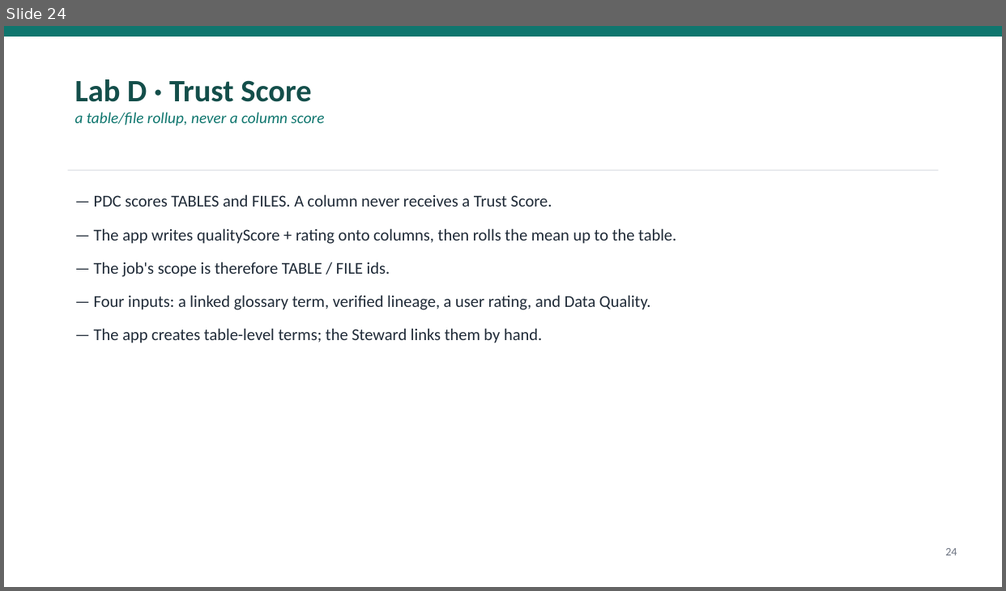
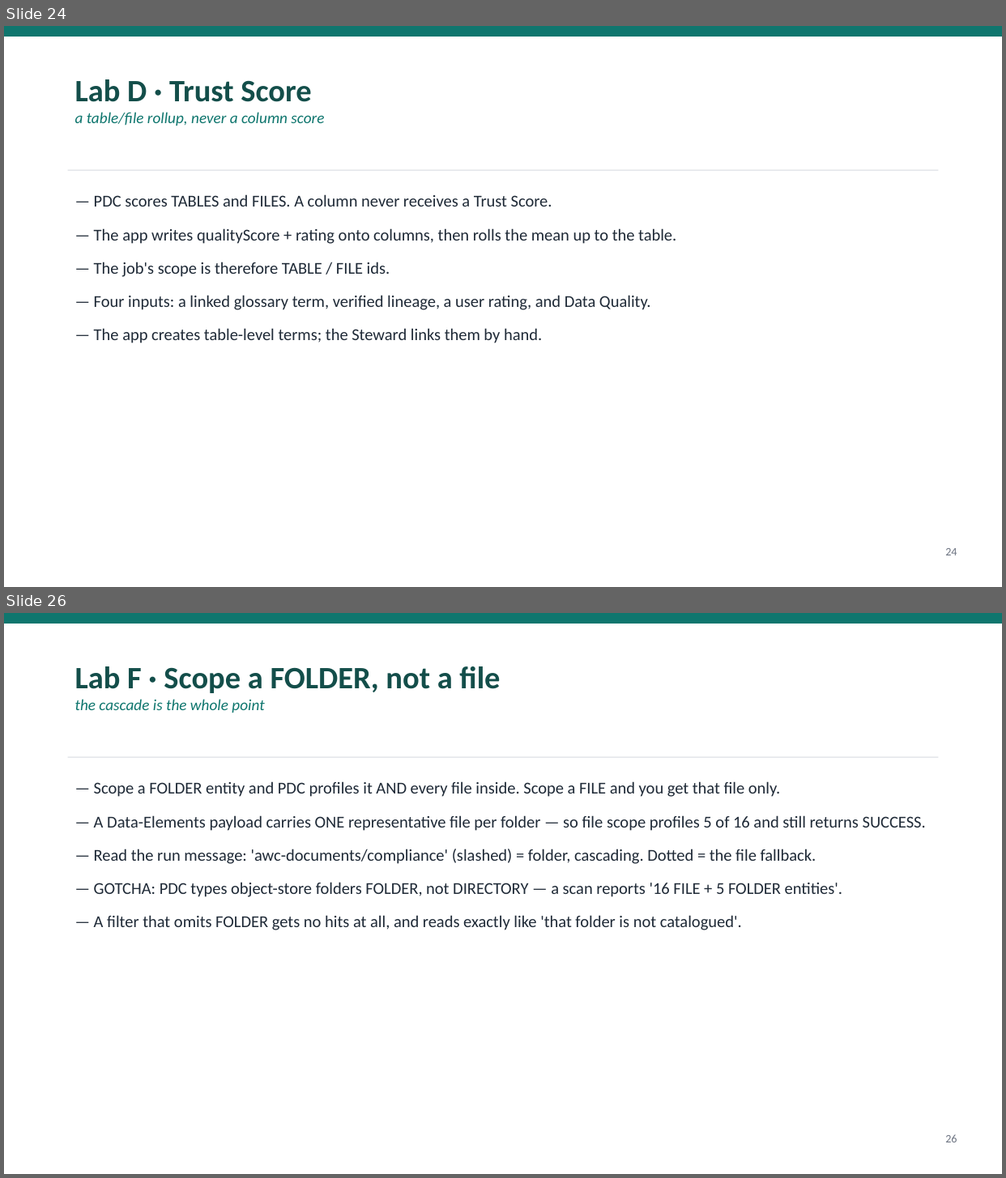
Before and after one commit to jporeilly/PDC-Scenarios, a slide deck: courseware/CSCU/Platform/Technical-Track/01-Glossary-Generator-App/Glossary-Generator.pptx. Shown one above the other, each under a label of ours: slide 24 before the commit, slides 24 and 26 after it; the slides between them are not shown. The pictures are 1006x591 and 1006x1178 pixels, drawn with LibreOffice and Linux fonts; fonts in the diff are those of the drawing. Boxes give left, top, right and bottom in pixels: in the first picture for what was removed or moved away, otherwise in the second. Text is boxed around its words. In the diff, an @@ line names an element or a change of style, - is before the commit and + after.

```diff
--- a/courseware/CSCU/Platform/Technical-Track/01-Glossary-Generator-App/Glossary-Generator.pptx
+++ b/courseware/CSCU/Platform/Technical-Track/01-Glossary-Generator-App/Glossary-Generator.pptx
@@ slide 26 added at (4, 613, 1002, 1174), background #FFFFFF @@
@@ rectangle added at (4, 613, 1002, 624), fill #0F766E @@
@@ text added at (75, 666, 500, 713), 30 pt, text #134E4A, bold @@
+Lab F · Scope a FOLDER, not a file
+the cascade is the whole point
@@ rectangle added at (68, 756, 938, 758), fill #E5E7EB @@
@@ text added at (94, 781, 926, 931), 16 pt, text #1F2A37 @@
+— Scope a FOLDER entity and PDC profiles it AND every file inside. Scope a FILE and you get that file only.
+— A Data-Elements payload carries ONE representative file per folder — so file scope profiles 5 of 16 and still returns SUCCESS.
+— Read the run message: 'awc-documents/compliance' (slashed) = folder, cascading. Dotted = the file fallback.
+— GOTCHA: PDC types object-store folders FOLDER, not DIRECTORY — a scan reports '16 FILE + 5 FOLDER entities'.
+— A filter that omits FOLDER gets no hits at all, and reads exactly like 'that folder is not catalogued'.
@@ text added at (945, 1135, 957, 1143), 11 pt, text #6B7280 @@
+26
```
Also in this commit, not shown: 8 slides changed, 1 other slide added, 4 other files.
